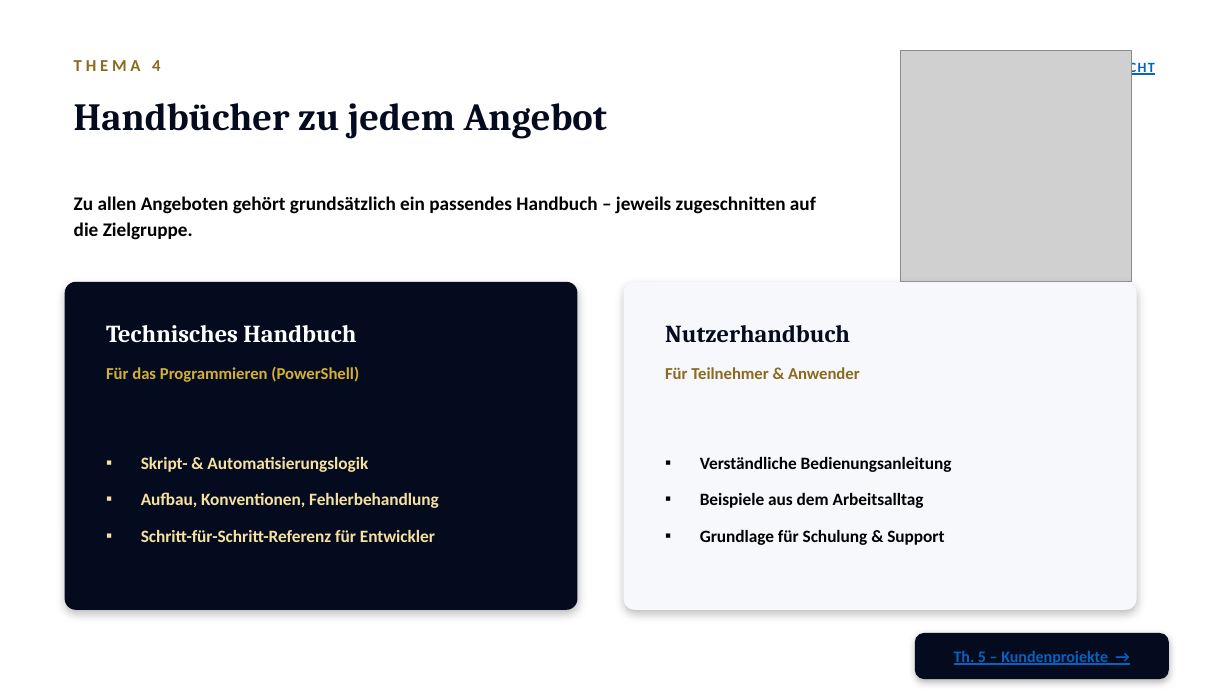
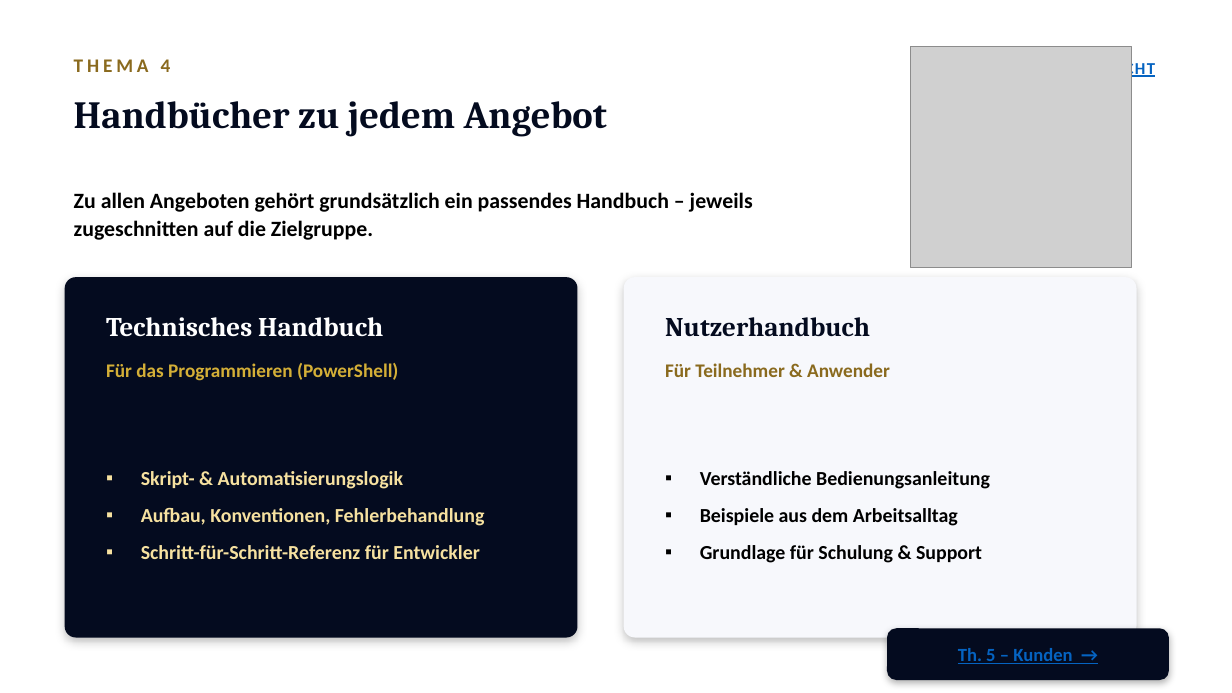
Before and after one commit to ThanosXXL/Thanos, a slide deck: slide 6 of praesentationen/Praesentation_Roadmap_2026.pptx. Drawn at 1232x693 pixels with LibreOffice and Linux fonts; fonts in the diff are those of the drawing; grey boxes stand for pictures; background and template pictures are left out. Boxes give left, top, right and bottom in pixels: in the first picture for what was removed or moved away, otherwise in the second. Text is boxed around its words. In the diff, an @@ line names an element or a change of style, - is before the commit and + after.

```diff
--- a/praesentationen/Praesentation_Roadmap_2026.pptx
+++ b/praesentationen/Praesentation_Roadmap_2026.pptx
@@ picture: place and size @@
-picture at bbox=[901, 51, 1132, 282]
+picture at bbox=[910, 46, 1132, 268]
@@ text "← ÜBERSICHT": place and size @@
-text "← ÜBERSICHT" at bbox=[1079, 60, 1155, 76]
+text "← ÜBERSICHT" at bbox=[1068, 60, 1155, 78]
@@ text "← ÜBERSICHT" at bbox=[1068, 60, 1155, 78]: size 11 to 13 pt @@
@@ text "Zu allen Angeboten gehört grundsätzlich ..." at bbox=[74, 192, 753, 240]: size 15 to 17 pt; line spacing 20pt to 22pt @@
@@ rounded rectangle: place and size @@
-rounded rectangle at bbox=[65, 282, 578, 610]
+rounded rectangle at bbox=[65, 277, 578, 638]
@@ rounded rectangle: place and size @@
-rounded rectangle at bbox=[624, 282, 1137, 610]
+rounded rectangle at bbox=[624, 277, 1137, 638]
@@ text "Technisches Handbuch": place and size @@
-text "Technisches Handbuch" at bbox=[106, 325, 356, 343]
+text "Technisches Handbuch" at bbox=[106, 317, 383, 337]
@@ text "Technisches Handbuch" at bbox=[106, 317, 383, 337]: size 19 to 21 pt @@
@@ text "Nutzerhandbuch": place and size @@
-text "Nutzerhandbuch" at bbox=[665, 325, 850, 342]
+text "Nutzerhandbuch" at bbox=[665, 317, 870, 337]
@@ text "Nutzerhandbuch" at bbox=[665, 317, 870, 337]: size 19 to 21 pt @@
@@ size 13 to 15 pt in 3 elements at bbox=[74, 59, 171, 72], bbox=[106, 363, 398, 381], bbox=[665, 363, 890, 377] @@
@@ text "Skript- & Automatisierungslogik" at bbox=[141, 471, 485, 559]: size 13.5 to 15.5 pt; less space between paragraphs @@
@@ text "Verständliche Bedienungsanleitung" at bbox=[700, 471, 990, 563]: size 13.5 to 15.5 pt; less space between paragraphs @@
@@ proportions changed in 3 elements at bbox=[65, 277, 578, 638], bbox=[624, 277, 1137, 638], bbox=[887, 628, 1169, 680] @@
@@ rounded rectangle: place and size @@
-rounded rectangle at bbox=[915, 633, 1169, 679]
+rounded rectangle at bbox=[887, 628, 1169, 680]
@@ text at bbox=[958, 648, 1072, 664]: text changed; size 12.5 to 14.5 pt @@
-Th. 5 – Kundenprojekte →
+Th. 5 – Kunden →
```
Also in this commit, not shown: 7 other slides changed, 1 other file.
